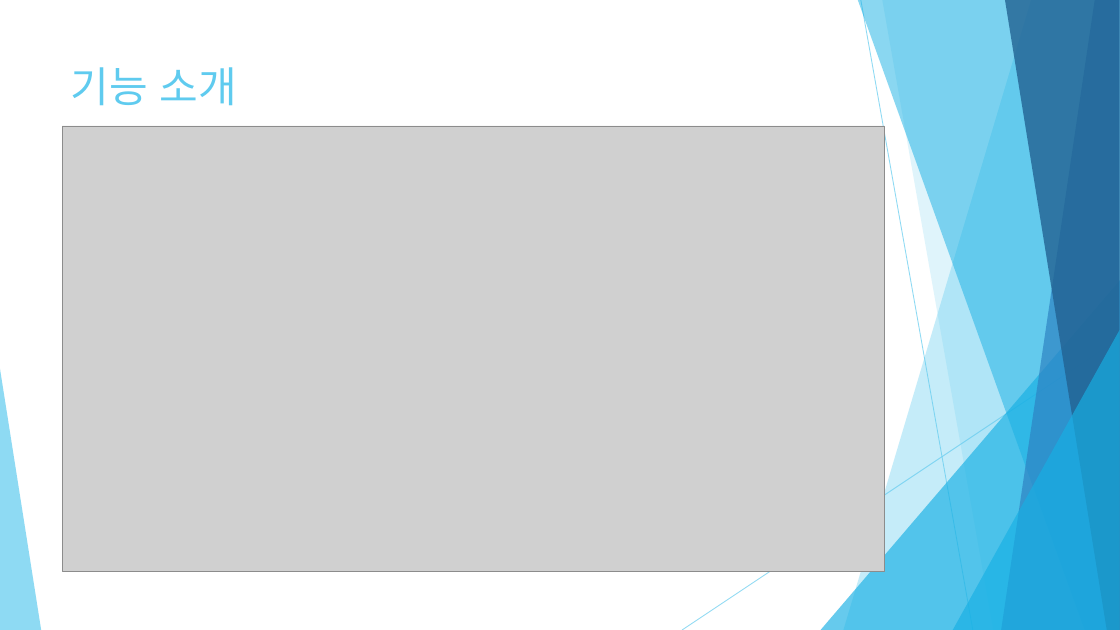
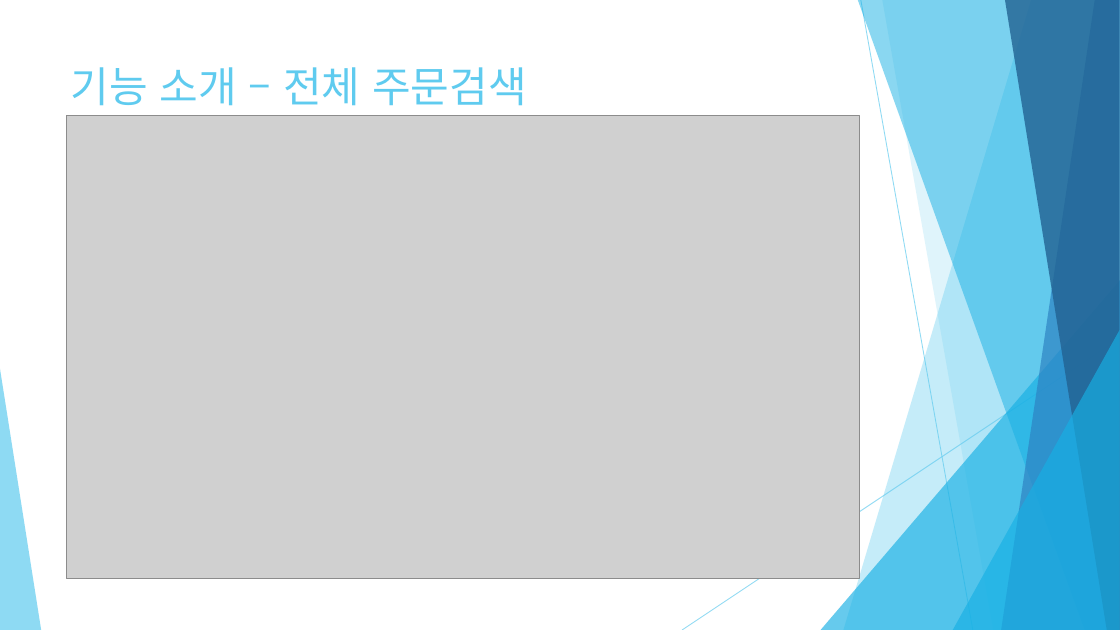
Before and after one commit to mywns123/project_yeop, a slide deck: slide 21 of document/세탁물 주문 관리_임준엽.pptx (slide 14 before the commit). Drawn at 1120x630 pixels with LibreOffice and Linux fonts; fonts in the diff are those of the drawing; grey boxes stand for pictures. Boxes give left, top, right and bottom in pixels: in the first picture for what was removed or moved away, otherwise in the second. Text is boxed around its words. In the diff, an @@ line names an element or a change of style, - is before the commit and + after.

```diff
--- a/document/세탁물 주문 관리_임준엽.pptx
+++ b/document/세탁물 주문 관리_임준엽.pptx
@@ title at [71, 67, 527, 106]: text changed @@
-기능 소개
+기능 소개 – 전체 주문검색
@@ picture: place and size @@
-picture at [62, 126, 885, 571]
+picture at [66, 116, 860, 579]
```
Also in this commit, not shown: 19 other slides changed, 7 slides added, 19 other files.
